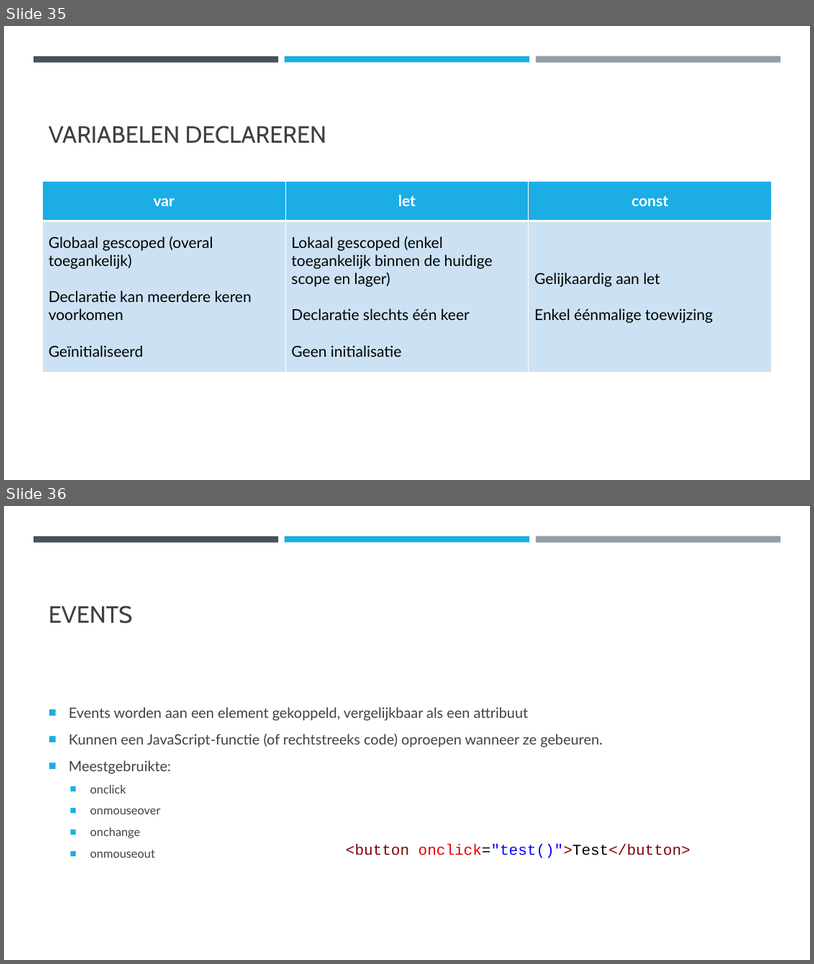
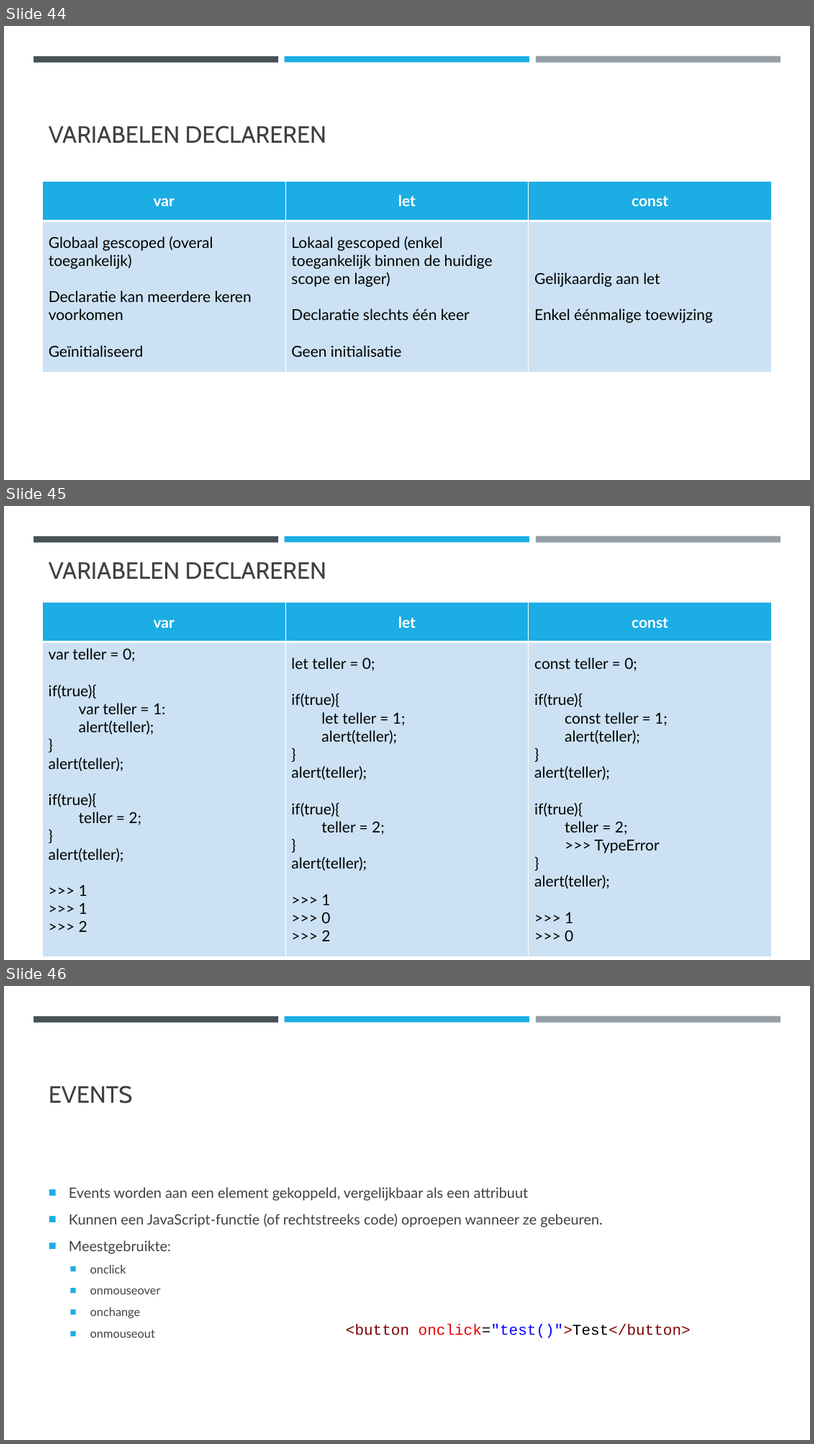
Before and after one commit to DhrLeroy/Webdesign, a slide deck: Webdesign.pptx. Shown one above the other, each under a label of ours: slides 35 and 36 before the commit, slides 44, 45 and 46 after it. The pictures are 814x964 and 814x1444 pixels, drawn with LibreOffice and Linux fonts; fonts in the diff are those of the drawing. Boxes give left, top, right and bottom in pixels: in the first picture for what was removed or moved away, otherwise in the second. Text is boxed around its words. In the diff, an @@ line names an element or a change of style, - is before the commit and + after.

```diff
--- a/Webdesign.pptx
+++ b/Webdesign.pptx
@@ slide 45 added at box(4, 506, 810, 960), background #FFFFFF; not listed: 3 template elements that a slide beside it also shows @@
@@ title added at box(49, 561, 327, 579), 28 pt, text #404040 @@
+VARIABELEN DECLAREREN
@@ table added at box(42, 602, 772, 957), 2 rows, 3 columns @@
+var | let | const
+var teller = 0; / if(true){ / var teller = 1: / alert(teller); / } / alert(teller); / if(true){ / teller = 2; / } / alert(teller); / >>> 1 / >>> 1 / >>> 2 | let teller = 0; / if(true){ / let teller = 1; / alert(teller); / } / alert(teller); / if(true){ / teller = 2; / } / alert(teller); / >>> 1 / >>> 0 / >>> 2 | const teller = 0; / if(true){ / const teller = 1; / alert(teller); / } / alert(teller); / if(true){ / teller = 2; / >>> TypeError / } / alert(teller); / >>> 1 / >>> 0
@@ what was slide 35 is now slide 44 @@
@@ what was slide 36 is now slide 46 @@
```
Also in this commit, not shown: 8 slides changed, 10 other slides added, 4 other files.
